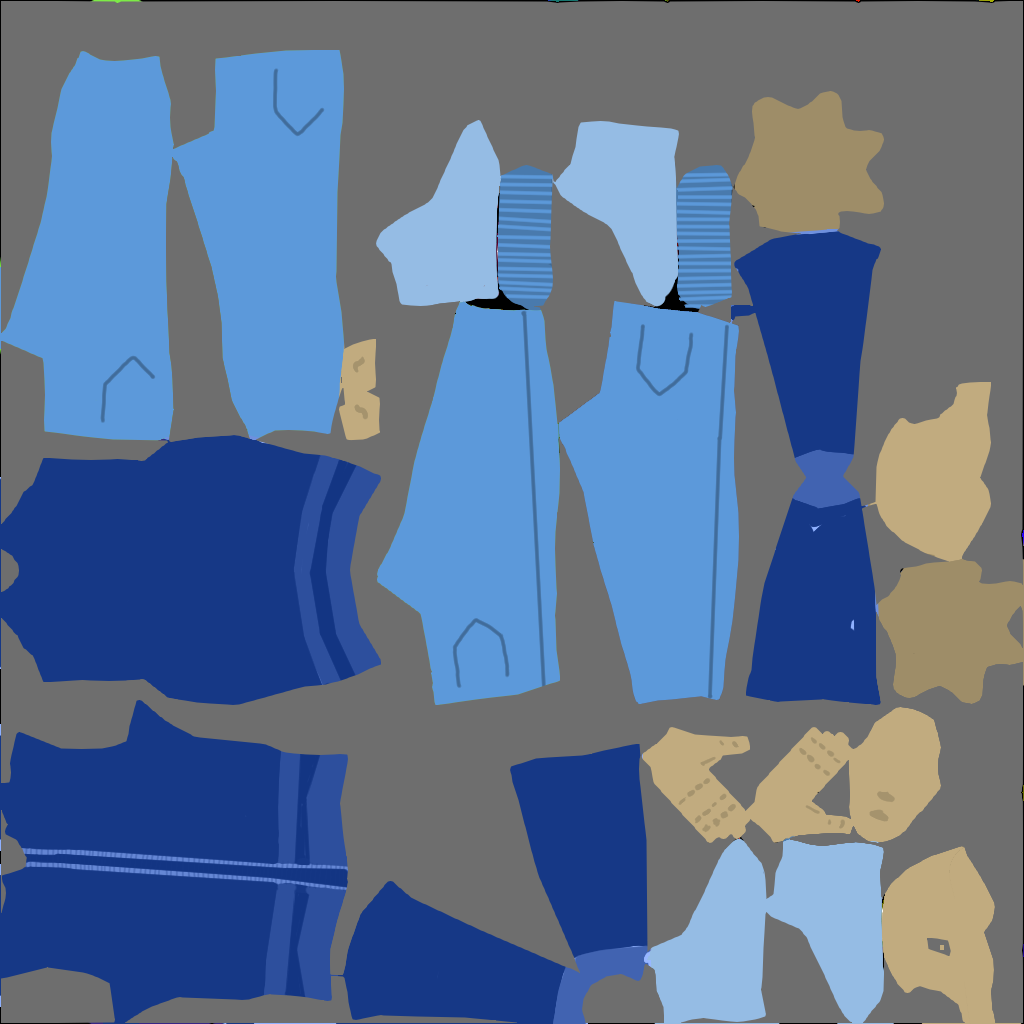
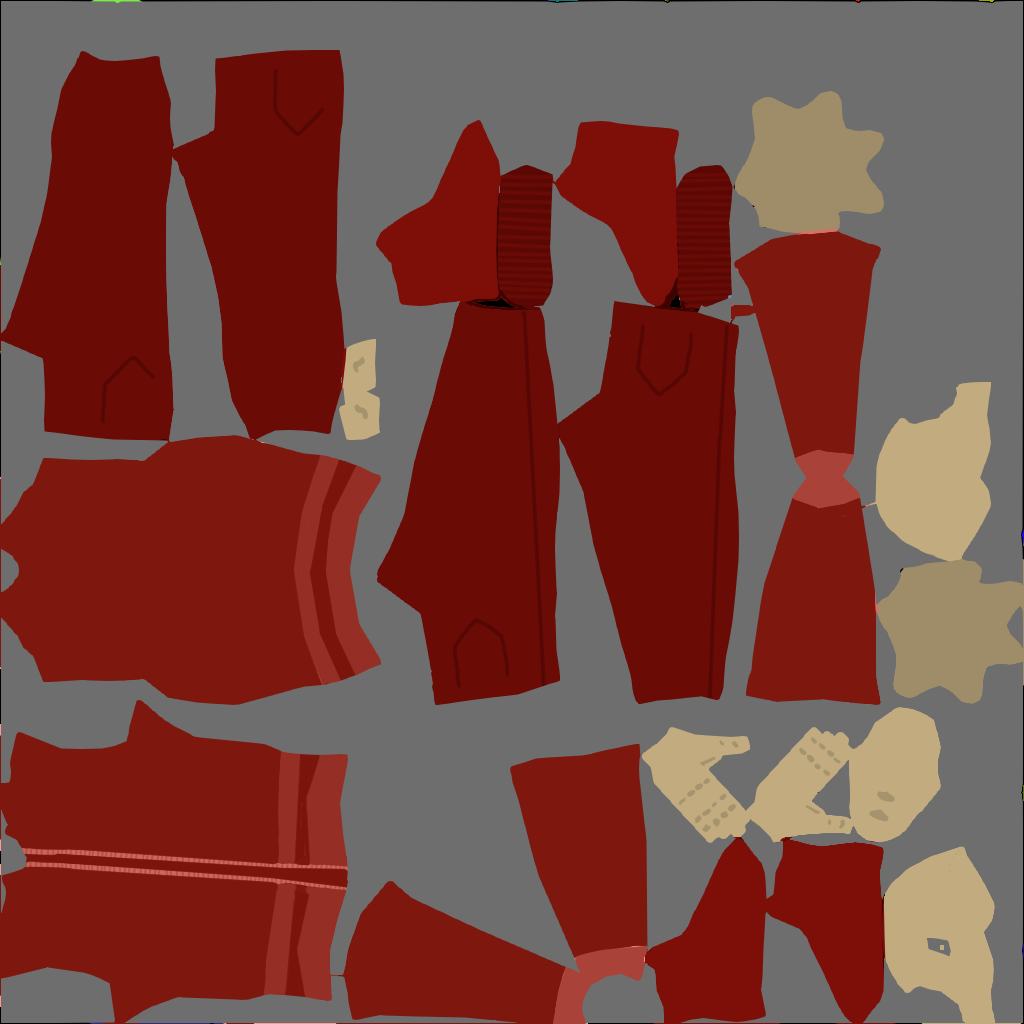
Layered file, before and after one edit (1024px x 1024px). Changes by layer:
added layer "Layer 10 Copy" (multiply) in group "Folder 1" over [left=0, top=50, right=896, bottom=1024]
added layer "Layer 10" (color) in group "Folder 1" over [left=0, top=50, right=896, bottom=1024]
painted on "Layer 9" over [left=0, top=229, right=884, bottom=1024]
